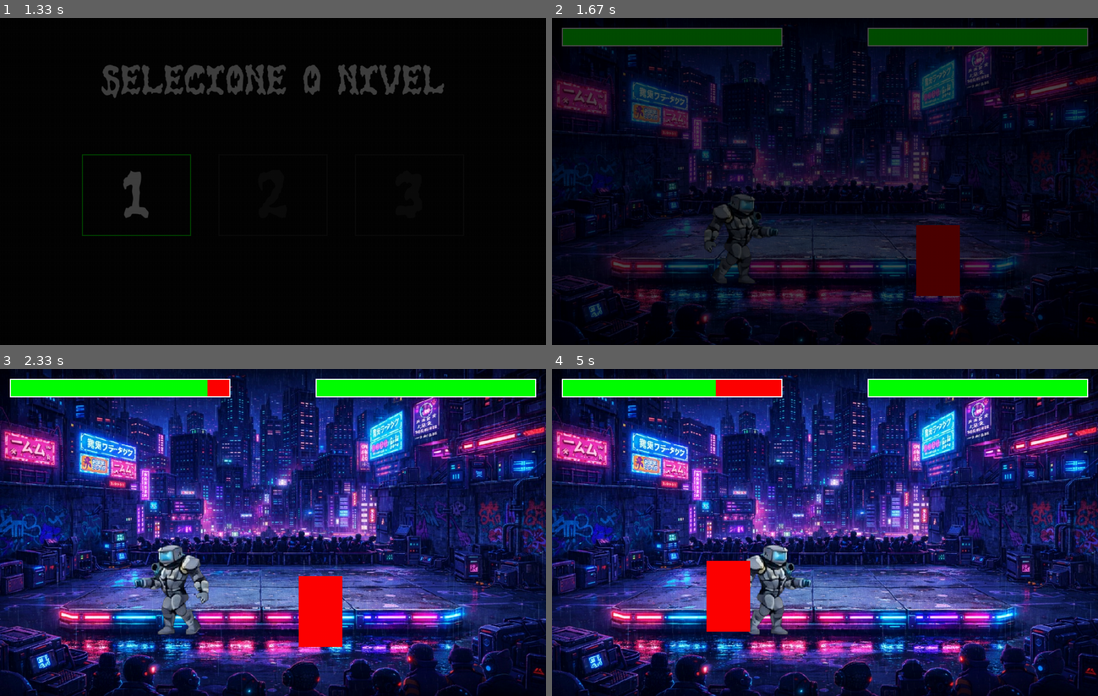
Above: before the commit, frames 1-4 (two rows, left to right).
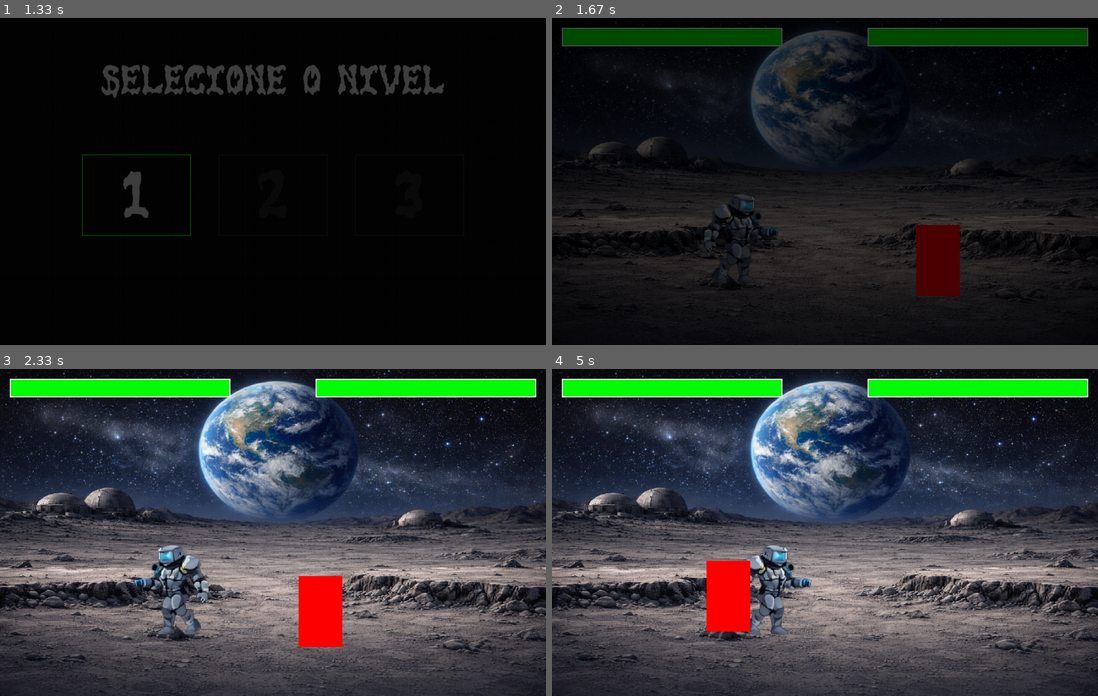
Above: after the commit, the same moments.

Repository: nino-do-git/pygame-dp-ideia-dois
Game: pygame game, started from main.py
The game is run twice, just before and just after one commit, with the same random seed, the same clock (stepped at 60 frames per second) and the same inputs.
Inputs (mouse positions are in pixels of both pictures, inside the frame that each line leads up to):
- Up to frame 1 (1.33 s): hold D 0.33-0.8 s; click (141, 184) at 1.22 s
- Up to frame 2 (1.67 s): hold D from 1.5 s (still down)
- Up to frame 3 (2.33 s): release D at 1.97 s; hold A from 2 s (still down)
- Up to frame 4 (5 s): release A at 2.53 s; hold A 2.57-2.97 s; hold W 3-3.37 s; hold D 3.4-4.03 s; hold A 4.07-4.53 s; hold D from 4.57 s (still down)

Frame 1 is identical in both runs. In frame 2, 35% of the frame differs, in the area x 0-100%, y 0-100%; in frame 3, 86%; in frame 4, 87%.

Commit message:
formato de attack mudado e imlementacao de novo background

Diff:
--- a/fighter.py
+++ b/fighter.py
@@ -133,7 +133,14 @@
         if now - self.last_attack_time > 800:
             self.attacking = True
             self.last_attack_time = now
-            att_rect = pygame.Rect(self.rect.centerx - (2 * self.rect.width * self.flip), self.rect.y, 2 * self.rect.width, self.rect.height)
+
+            attack_img_width = self.attack_anim[0].get_width()
+
+            if not self.flip:
+                att_rect = pygame.Rect(self.rect.centerx, self.rect.y, attack_img_width // 2, self.rect.height)
+            else:
+                att_rect = pygame.Rect(self.rect.centerx - (attack_img_width // 2), self.rect.y, attack_img_width // 2, self.rect.height)
+
             if att_rect.colliderect(target.rect):
                 target.health -= 10
 
Binary file changed: assets/images/Background_deserto.jpg
